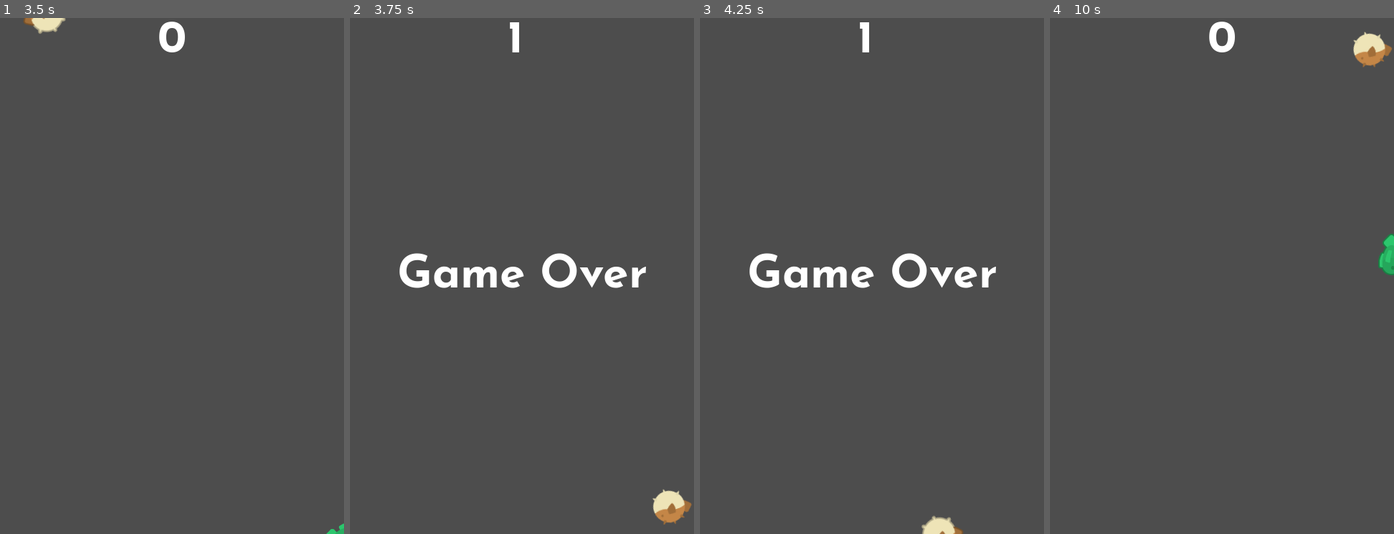
Above: before the commit, frames 1-4 (left to right).
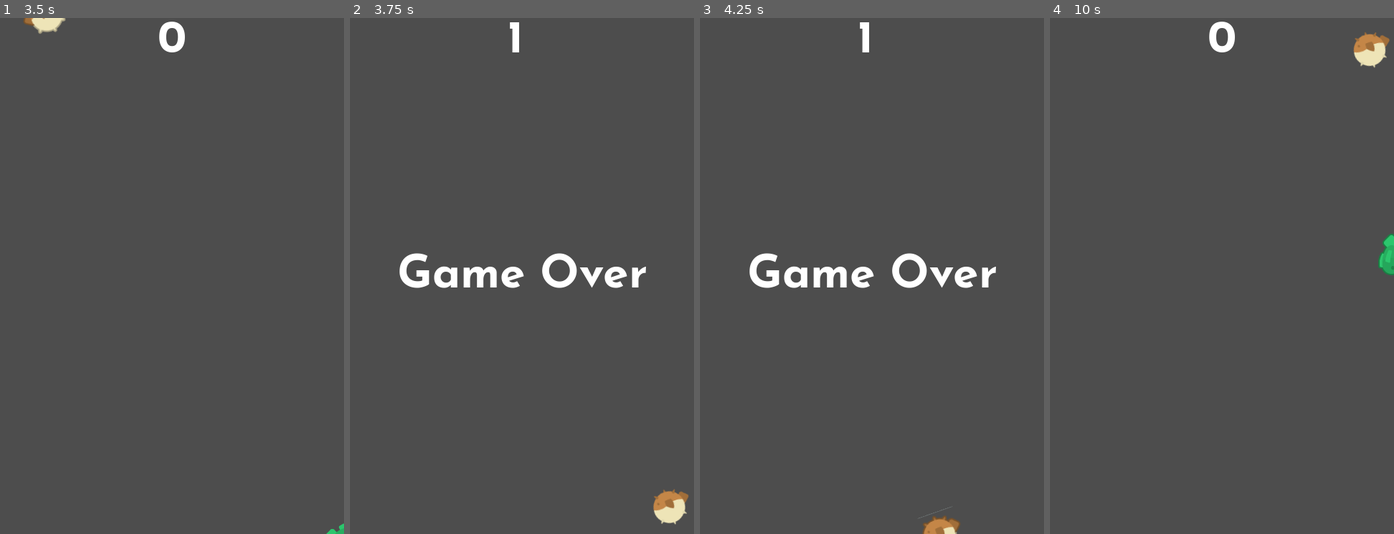
Above: after the commit, the same moments.

Repository: Heidi-Negrete/puffer-pester
Game: Godot game, scene res://scenes/main.tscn
Same seed, same stepped clock (60 frames per second), same inputs: the game is played once before the commit and once after it.
Inputs:
- Up to frame 1 (3.5 s): click "Start" at 0.5 s; tap Enter at 1.25 s; hold D (move-right) 1.28-2.03 s; hold S (move-down) 2.03-2.78 s; hold D (move-right) from 2.78 s (still down)
- Up to frame 2 (3.75 s): release D (move-right) at 3.53 s; hold W (move-up) from 3.53 s (still down)
- Up to frame 3 (4.25 s): keep holding W (move-up)
- Up to frame 4 (10 s): release W (move-up) at 4.28 s; hold A (move-left) 4.28-5.78 s; tap Space at 5, 8 s; hold S (move-down) 5.78-6.53 s; tap Enter at 6.5 s; hold D (move-right) 6.53-7.25 s; click "Start" at 7.25 s; hold W (move-up) 8.03-8.78 s; hold D (move-right) 8.78-9.53 s; hold S (move-down) from 9.53 s (still down)

Frame 1 is identical in both runs. In frame 2, 0.5% of the frame differs, in the area x 87-100%, y 91-99%; in frame 3, 0.3%; in frame 4, 0.5%.

Commit message:
fix enemies to flip vertically when moving in negative x direction

Diff:
--- a/project/scenes/enemy.gd
+++ b/project/scenes/enemy.gd
@@ -7,7 +7,7 @@
 
 
 func _process(_delta):
-	if position.x < 0:
+	if linear_velocity.x < 0:
 		$AnimatedSprite2D.flip_v = true
 	else:
 		$AnimatedSprite2D.flip_v = false
